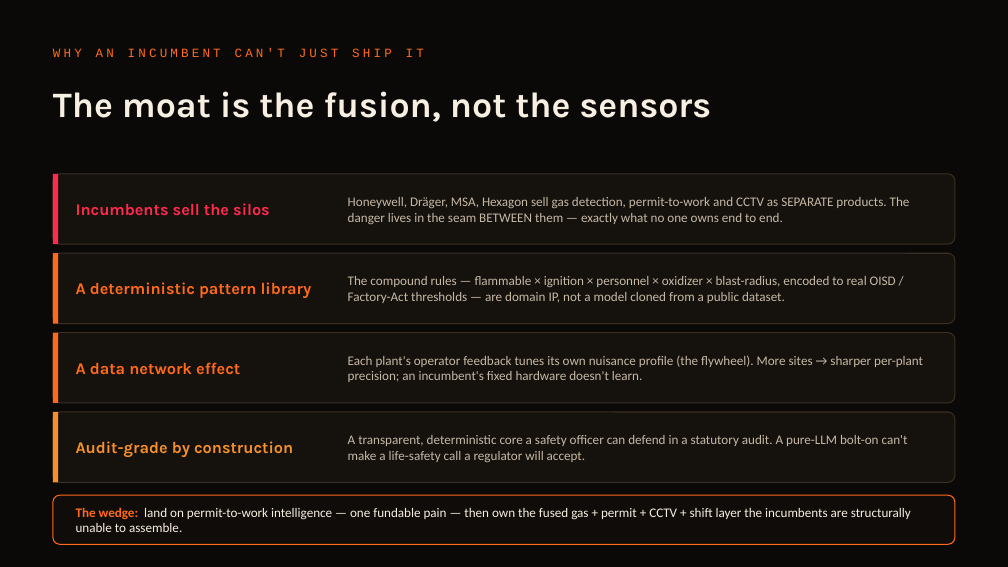
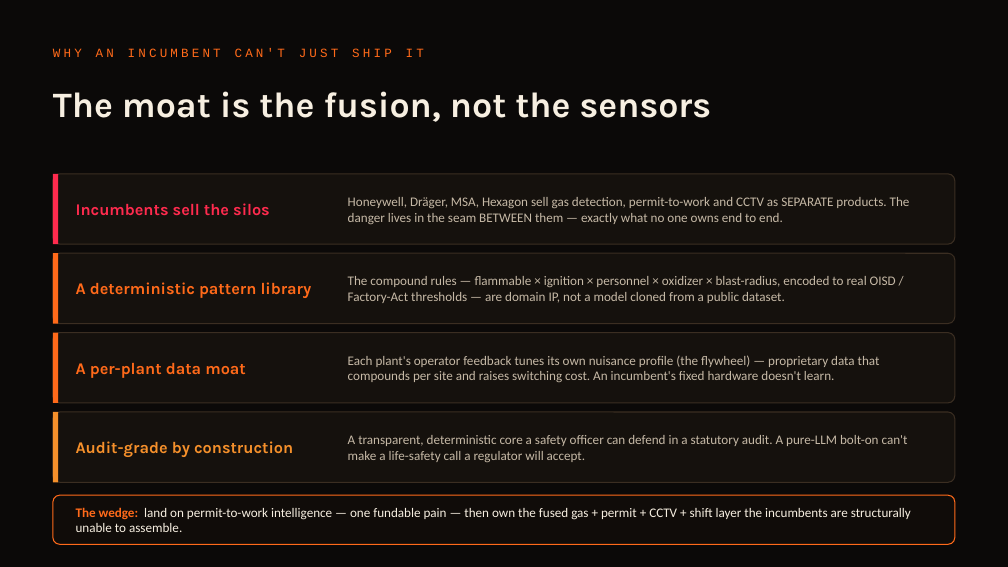
Before and after one commit to SaudSatopay/trinetra, a slide deck: slide 14 of docs/Trinetra_Deck.pptx. Drawn at 1008x567 pixels with LibreOffice and Linux fonts; fonts in the diff are those of the drawing. Boxes give left, top, right and bottom in pixels: in the first picture for what was removed or moved away, otherwise in the second. Text is boxed around its words. In the diff, an @@ line names an element or a change of style, - is before the commit and + after.

```diff
--- a/docs/Trinetra_Deck.pptx
+++ b/docs/Trinetra_Deck.pptx
@@ text at <box>348,355,880,382</box>: text changed @@
-Each plant's operator feedback tunes its own nuisance profile (the flywheel). More sites → sharper per-plant precision; an incumbent's fixed hardware doesn't learn.
+Each plant's operator feedback tunes its own nuisance profile (the flywheel) — proprietary data that compounds per site and raises switching cost. An incumbent's fixed hardware doesn't learn.
@@ text at <box>76,363,246,378</box>: text changed @@
-A data network effect
+A per-plant data moat
```
Also in this commit, not shown: 1 other slide changed, 7 other files.
